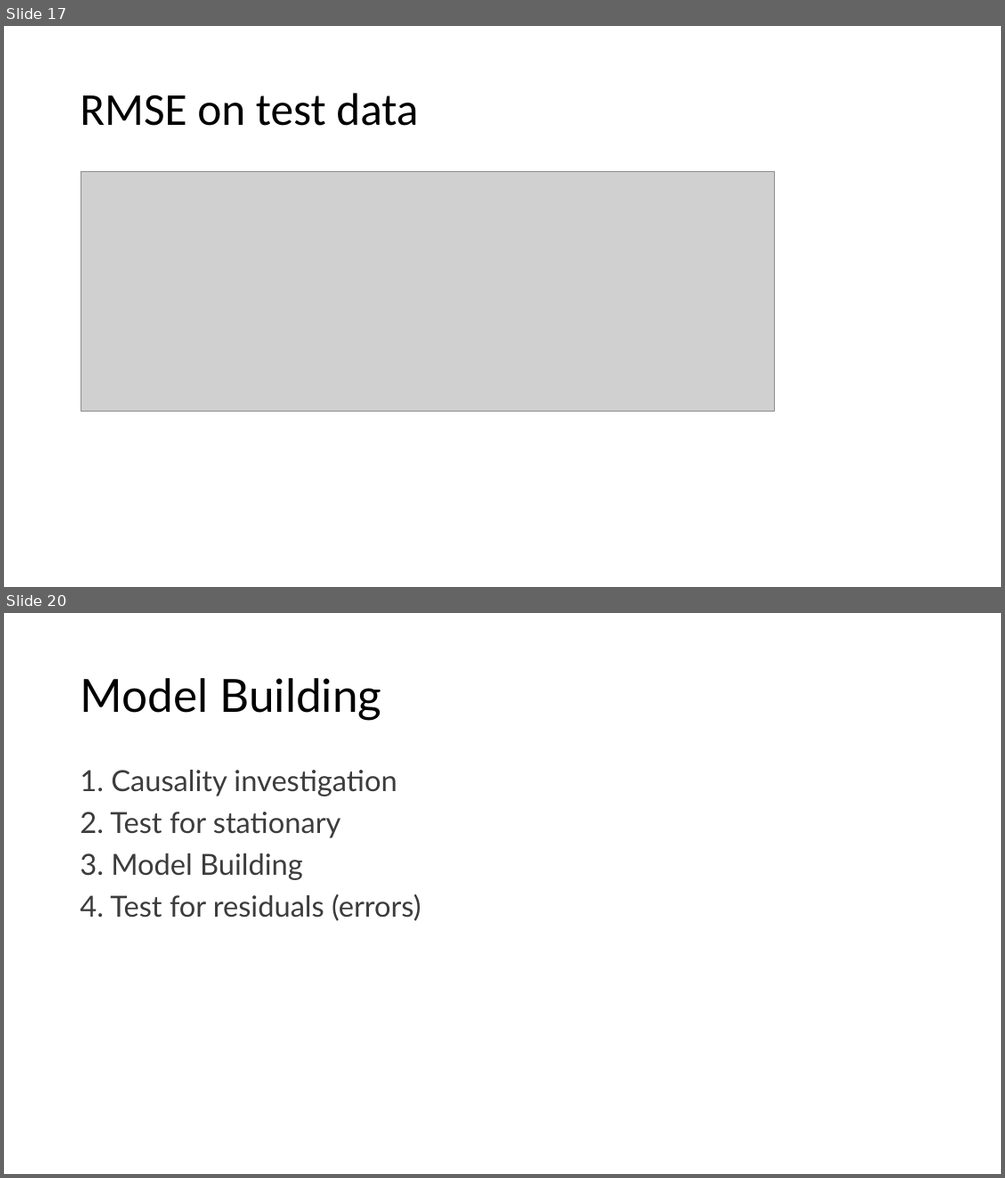
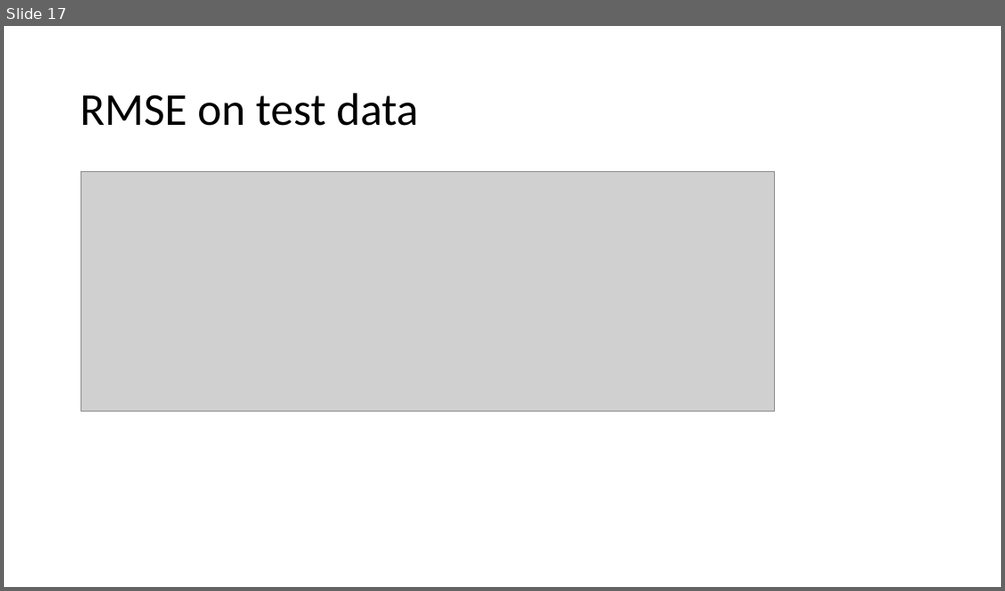
Before and after one commit to raidharmender/MultiVarTSPred, a slide deck: Multivar TS analysis and prediction.pptx. Shown one above the other, each under a label of ours: slides 17 and 20 before the commit, slide 17 after it; the slides between them are not shown. The pictures are 1005x1178 and 1005x591 pixels, drawn with LibreOffice and Linux fonts; fonts in the diff are those of the drawing; grey boxes stand for pictures. Boxes give left, top, right and bottom in pixels: in the first picture for what was removed or moved away, otherwise in the second. Text is boxed around its words. In the diff, an @@ line names an element or a change of style, - is before the commit and + after.

```diff
--- a/Multivar TS analysis and prediction.pptx
+++ b/Multivar TS analysis and prediction.pptx
@@ slide 20 removed at [4, 613, 1001, 1174], background #FFFFFF @@
@@ title removed at [80, 678, 381, 720] @@
-Model Building
@@ text removed at [110, 770, 421, 921] @@
-1. Causality investigation
-2. Test for stationary
-3. Model Building
-4. Test for residuals (errors)
```
Also in this commit, not shown: 1 slide added, 6 other slides removed.
